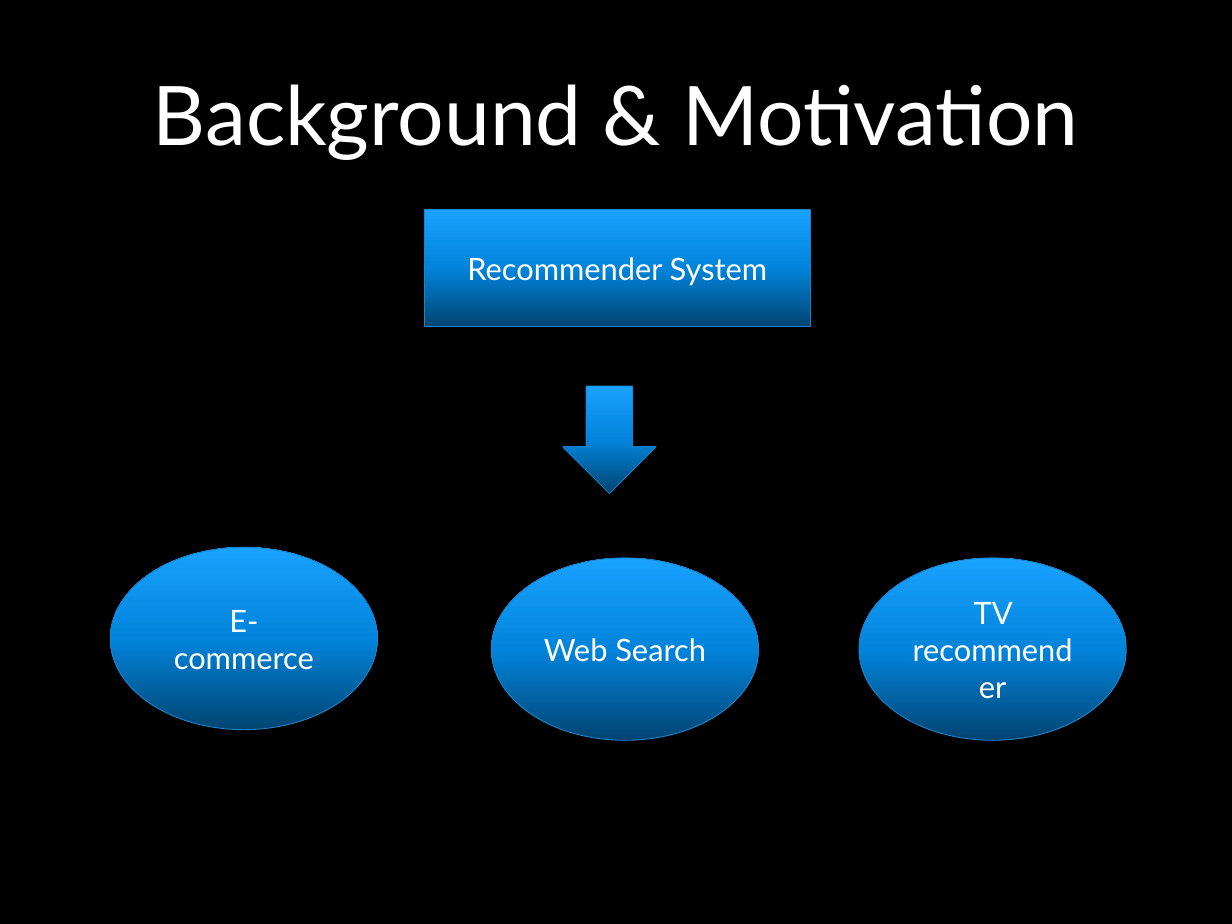
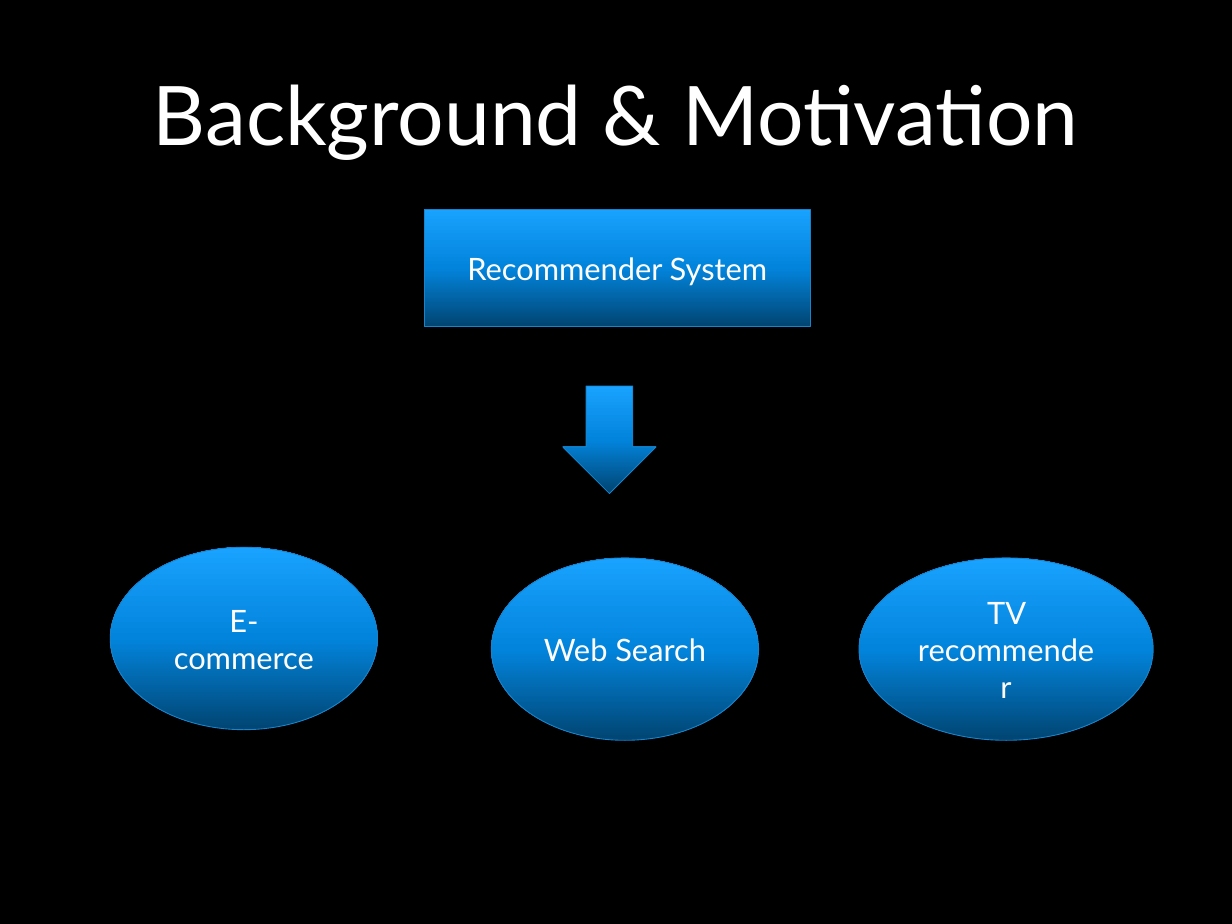
Before and after one commit to UCSBGauchos/MAE-data, a slide deck: slide 5 of Final Presentation.pptx. Drawn at 1232x924 pixels with LibreOffice and Linux fonts; fonts in the diff are those of the drawing; background and template pictures are left out. Boxes give left, top, right and bottom in pixels: in the first picture for what was removed or moved away, otherwise in the second. Text is boxed around its words. In the diff, an @@ line names an element or a change of style, - is before the commit and + after.

```diff
--- a/Final Presentation.pptx
+++ b/Final Presentation.pptx
@@ ellipse "TV recommender": place and size @@
-ellipse "TV recommender" at (859, 558, 1126, 740)
+ellipse "TV recommender" at (859, 558, 1153, 740)
```
Also in this commit, not shown: 13 other slides changed, 1 slide added.
